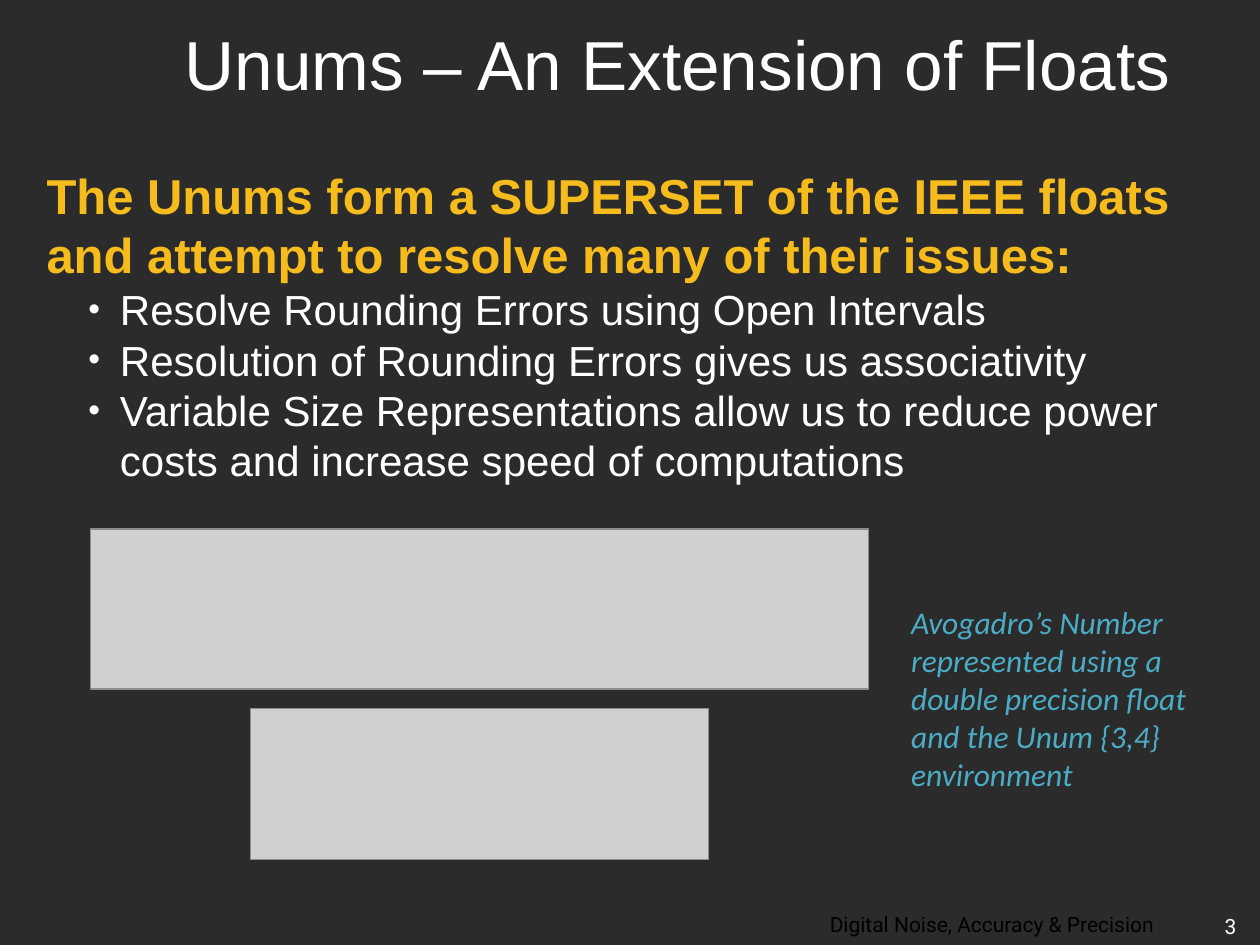
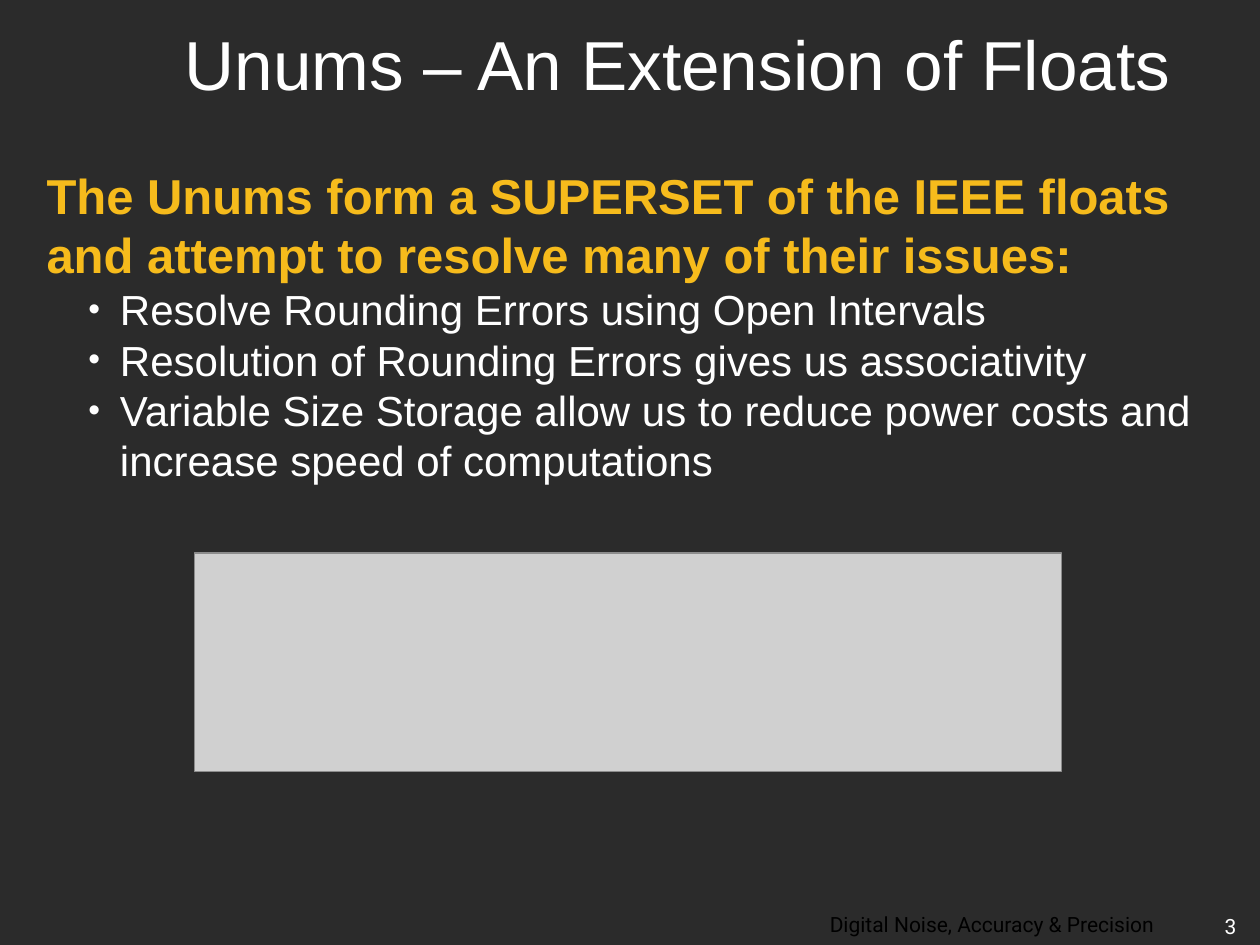
Before and after one commit to raptakem/ICRAR_Project_UNUM, a slide deck: slide 3 of Unums_FinalPresentation.pptx. Drawn at 1260x945 pixels with LibreOffice and Linux fonts; fonts in the diff are those of the drawing; grey boxes stand for pictures; background and template pictures are left out; a plain dark background stands for a picture behind light text. Boxes give left, top, right and bottom in pixels: in the first picture for what was removed or moved away, otherwise in the second. Text is boxed around its words. In the diff, an @@ line names an element or a change of style, - is before the commit and + after.

```diff
--- a/Unums_FinalPresentation.pptx
+++ b/Unums_FinalPresentation.pptx
@@ text at box(120, 395, 1190, 485): text changed @@
-    • Variable Size Representations allow us to reduce power costs and increase speed of computations
+    • Variable Size Storage allow us to reduce power costs and increase speed of computations
@@ picture removed at box(91, 529, 869, 689) @@
@@ picture added at box(194, 553, 1061, 772) @@
@@ text removed at box(911, 612, 1186, 786) @@
-Avogadro’s Number represented using a double precision float and the Unum {3,4} environment
@@ picture removed at box(251, 708, 709, 859) @@
```
Also in this commit, not shown: 5 other slides changed, 3 slides added, 3 slides removed, 1 other file.
